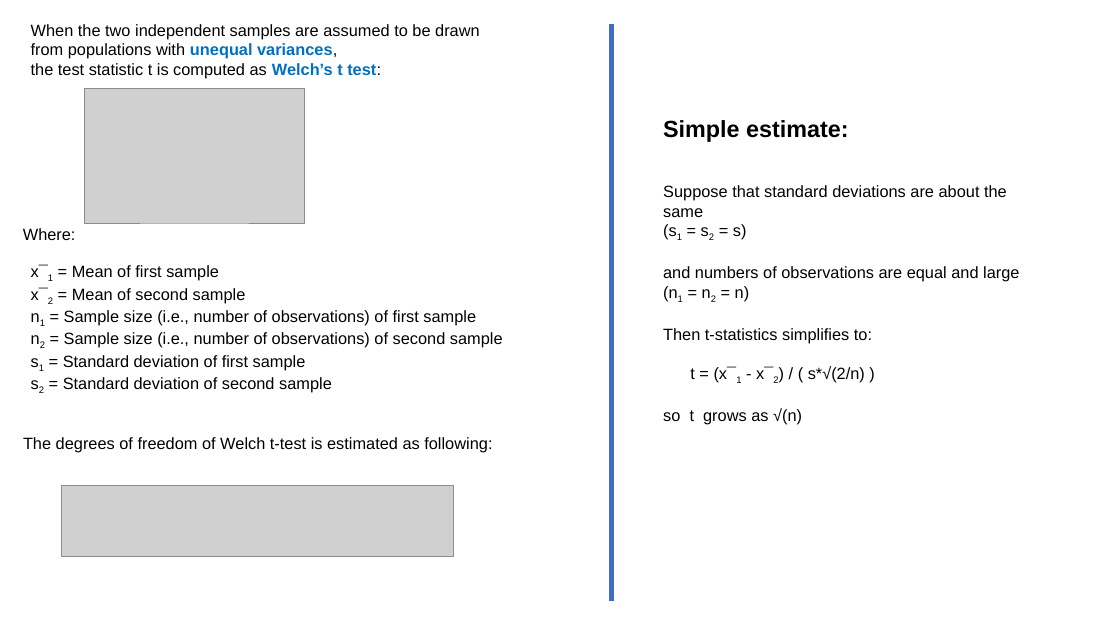
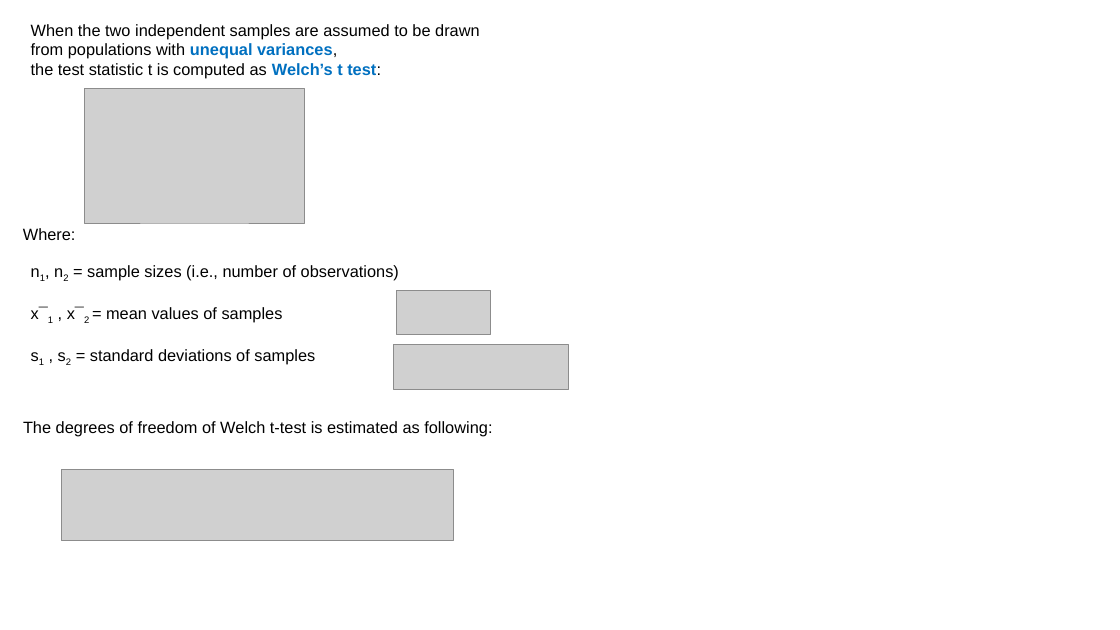
Before and after one commit to lselector/ml_ai_doc, a slide deck: slide 5 of statistics_07_t_distribution.pptx (slide 7 before the commit). Drawn at 1120x630 pixels with LibreOffice and Linux fonts; fonts in the diff are those of the drawing; grey boxes stand for pictures. Boxes give left, top, right and bottom in pixels: in the first picture for what was removed or moved away, otherwise in the second. Text is boxed around its words. In the diff, an @@ line names an element or a change of style, - is before the commit and + after.

```diff
--- a/statistics_07_t_distribution.pptx
+++ b/statistics_07_t_distribution.pptx
@@ line removed from (612, 24) to (612, 602) @@
@@ text removed at [663,120,1019,425] @@
-Simple estimate:
-Suppose that standard deviations are about the same
-(s1 = s2 = s)
-and numbers of observations are equal and large
-(n1 = n2 = n)
-Then t-statistics simplifies to:
-t = (x¯1 - x¯2) / ( s*√(2/n) )
-so t grows as √(n)
@@ text at [31,265,399,365]: text changed @@
-x¯1 = Mean of first sample
-x¯2 = Mean of second sample
-n1 = Sample size (i.e., number of observations) of first sample
-n2 = Sample size (i.e., number of observations) of second sample
-s1 = Standard deviation of first sample
-s2 = Standard deviation of second sample
+n1, n2 = sample sizes (i.e., number of observations)
+x¯1 , x¯2 = mean values of samples
+s1 , s2 = standard deviations of samples
@@ picture added at [397,291,492,334] @@
@@ picture added at [394,344,569,390] @@
@@ text "The degrees of freedom of ...": place and size @@
-text "The degrees of freedom of ..." at [23,437,492,453]
+text "The degrees of freedom of ..." at [23,421,492,437]
@@ picture: place and size @@
-picture at [61,486,454,557]
+picture at [61,470,454,541]
```
Also in this commit, not shown: 3 other slides changed, 1 other file.
